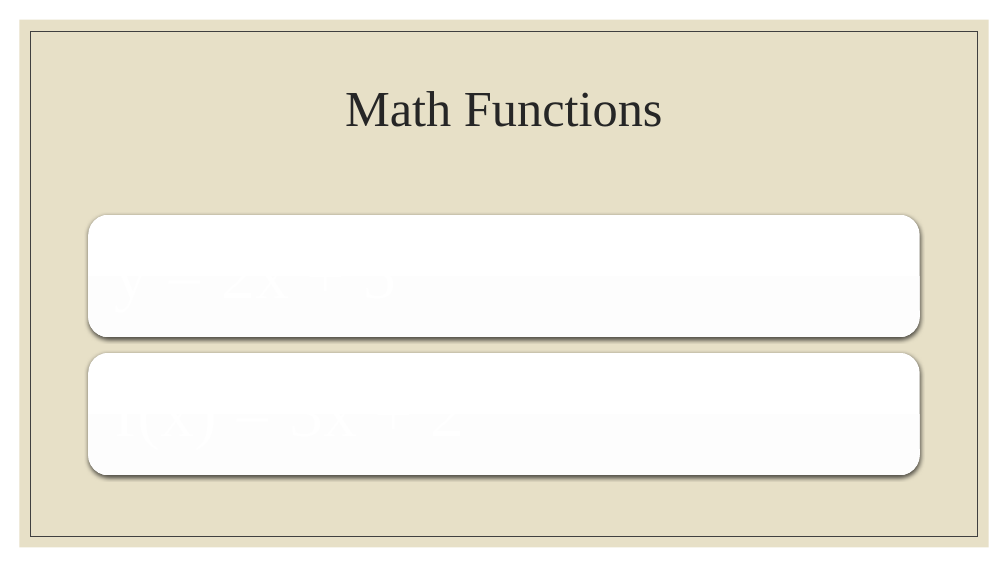
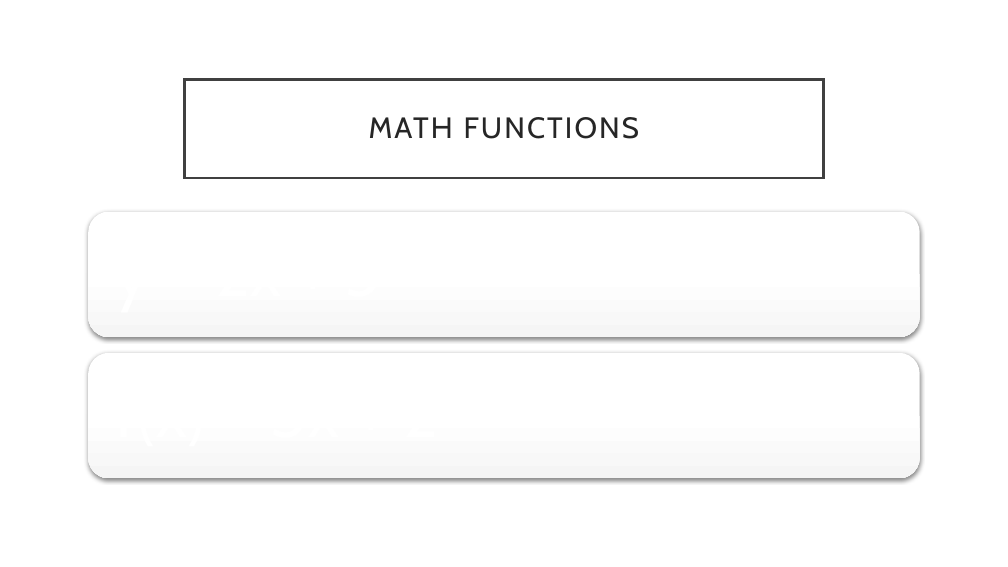
Before and after one commit to rsera/Junior-Knights, a slide deck: slide 20 of Python Day 8 Functions.pptx (slide 18 before the commit). Drawn at 1008x567 pixels with LibreOffice and Linux fonts; fonts in the diff are those of the drawing. Boxes give left, top, right and bottom in pixels: in the first picture for what was removed or moved away, otherwise in the second. Text is boxed around its words. In the diff, an @@ line names an element or a change of style, - is before the commit and + after.

```diff
--- a/Python Day 8 Functions.pptx
+++ b/Python Day 8 Functions.pptx
@@ rectangle removed at box(20, 20, 989, 547) @@
@@ rectangle removed at box(31, 31, 978, 536) @@
@@ title "MATH FUNCTIONS": place and size @@
-title "MATH FUNCTIONS" at box(345, 91, 663, 127)
+title "MATH FUNCTIONS" at box(185, 79, 823, 178)
@@ title "MATH FUNCTIONS" at box(185, 79, 823, 178): fill none to #FFFFFF; outline none to #404040 2.5 pt @@
@@ title at box(369, 117, 640, 139): text changed; size 48 to 28 pt; font Times New Roman to Cabin @@
-Math Functions
+MATH FUNCTIONS
@@ rounded rectangle at box(88, 212, 920, 337): fill gradient #FFFFFF to #FEFEFE to #FDFDFD to gradient #FFFFFF to #F5F5F5; shadow changed @@
@@ rounded rectangle at box(88, 353, 920, 479): fill gradient #FFFFFF to #FEFEFE to #FDFDFD to gradient #FFFFFF to #F5F5F5; shadow changed @@
```
Also in this commit, not shown: 19 other slides changed, 2 slides added, 13 other files.
